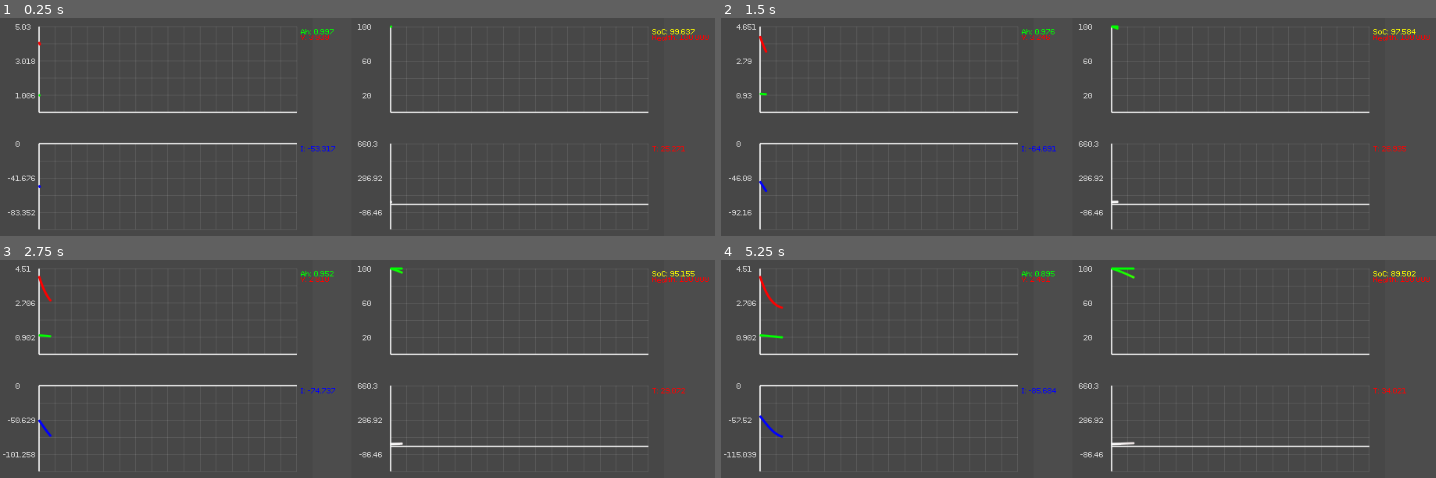
Above: before the commit, frames 1-4 (two rows, left to right).
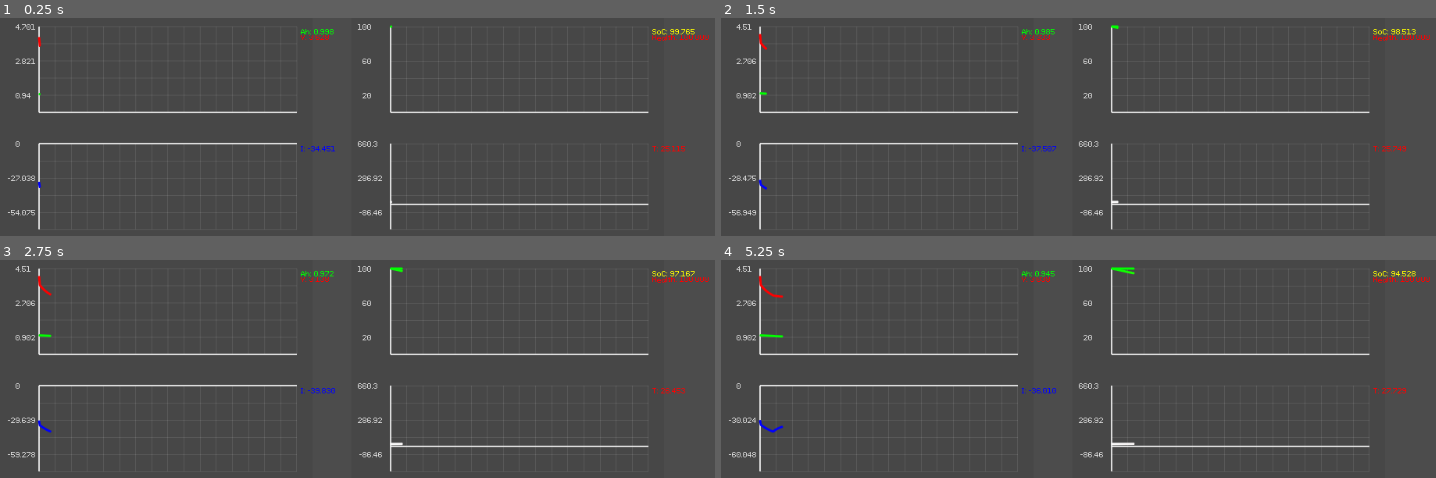
Above: after the commit, the same moments.

Repository: DrBopoH/Dustress-Mars
Game: Godot game, scene res://Source/main.tscn
Same seed, same stepped clock (60 frames per second), same inputs: the game is played once before the commit and once after it.
Inputs:
- Up to frame 1 (0.25 s): no input
- Up to frame 2 (1.5 s): no input
- Up to frame 3 (2.75 s): no input
- Up to frame 4 (5.25 s): no input

The runs differ from the first frame. In frame 1, 0.3% of the frame differs, in the area x 1-98%, y 2-91%; in frame 2, 0.4%; in frame 3, 0.3%; in frame 4, 0.6%, in the area x 0-98%, y 4-91%.

Commit message:
Fix destroy bug, add types of damage

Diff:
--- a/project/Source/Blueprints/battery.gd
+++ b/project/Source/Blueprints/battery.gd
@@ -11,6 +11,7 @@
 export var TAmbient: float = 25.0
 
 export var PolarizationTau: float = 2.0
+export var R_polarization_ratio: float = 0.4
 
 var _V_table: Array
 var _V_table_resolution: int = 1000
@@ -69,9 +70,18 @@
 func get_thermal_runaway_power() -> float:
 	return 0.02 * exp(0.08 * (T - 80.0))
 
-func get_degradation_rate() -> float:
-	return pow(max(0.0, T - 60.0), 2) * 0.000005
+func get_degradation_rate(current_I: float) -> float:
+	var cold_charge_damage = 0.0
+	if current_I > 0.0 and T < 5.0:
+		cold_charge_damage = current_I * abs(min(0.0, T - 5.0)) * 0.0001
 
+	var thermal_damage = pow(max(0.0, T - 60.0), 2) * 0.000005
+
+	var low_voltage_damage = 0.0
+	if V < 2.5:
+		low_voltage_damage = pow(2.5 - V, 2) * 0.001
+
+	return thermal_damage + cold_charge_damage + low_voltage_damage
 
 func request(t_delta: float, I: float) -> float:
 	if is_dead:
@@ -80,32 +90,34 @@
 		return 0.0
 
 	var v_ideal = get_v_ideal()
-	var r_act = get_r_actual()
+	var r_total = get_r_actual()
+
+	var r_ohmic = r_total * (1.0 - R_polarization_ratio)
+	var r_pol = r_total * R_polarization_ratio
 
 	var g_short = get_internal_conductance()
 	var I_int = v_ideal * g_short
 
-	var max_discharge_amps = -(v_ideal / max(0.0001, r_act))
+	var max_discharge_amps = -(v_ideal / max(0.0001, r_total))
 	if I < max_discharge_amps: I = max_discharge_amps
 
 	var t_h = t_delta / 3600.0
-
 	var total_drain = (I_int - I) * t_h
 
 	if C >= total_drain:
 		C -= total_drain
 	else:
-		I_int = C / t_h
-		if I < 0.0: I = -I_int
+		var out = C / t_h
+		if I < 0.0: I = -out
 		C = 0.0
 
 	if C > C_stress:
 		I = (C_stress - C) / t_h
 		C = C_stress
 
-	C_stress = max(0.001, C_stress - get_degradation_rate() * t_delta)
+	C_stress = max(0.001, C_stress - get_degradation_rate(I) * t_delta)
 
-	var P_heat = (I * I * r_act) + (I_int * I_int * (1.0 / max(0.001, g_short))) + get_thermal_runaway_power()
+	var P_heat = (I * I * r_total) + (I_int * I_int * (1.0 / max(0.001, g_short))) + get_thermal_runaway_power()
 	var P_cool = (T - TAmbient) * CoolingRate
 	T += ((P_heat - P_cool) / HeatCapacity) * t_delta
 
@@ -115,9 +127,12 @@
 		C = 0.0
 		C_stress = 0.0
 
-	var target_polarization = I * r_act - I_int * r_act
-	V_polarization = lerp(V_polarization, target_polarization, clamp(t_delta / PolarizationTau, 0.0, 1.0))
+	var target_polarization = (I - I_int) * r_pol
+	var alpha = 1.0 - exp(-t_delta / PolarizationTau)
+	V_polarization = lerp(V_polarization, target_polarization, alpha)
 
-	V = max(0.0, v_ideal + V_polarization)
+	var instant_drop = (I - I_int) * r_ohmic
+
+	V = max(0.0, v_ideal + instant_drop + V_polarization)
 
 	return I
--- a/project/Source/Scripts/main.gd
+++ b/project/Source/Scripts/main.gd
@@ -78,31 +78,53 @@
 	graphs[3].fixed_max = 660.3
 
 func power_request(delta: float, P: float) -> float:
-
 	return battery.request(delta, P/max(0.001, battery.V))
 
+func save_data():
+	var data: Dictionary = {}
+
+	for i in range(graphs.size()):
+		var keys = graphs[i].lines.keys()
+		for id in range(keys.size()):
+			data[keys[id]] = graphs[i].lines[keys[id]]["data"]
+
+	var file = File.new()
+	file.open("user://data.json", File.WRITE)
+	file.store_string(to_json(data))
+
+	file.close()
+
+func droccel_request(delta: float):
+	var target_power = 125.0
+
+	var throttle_window_ideal = 0.5
+	var ideal_v = battery.get_v_ideal()
+	var margin_ideal = ideal_v - battery.Voltage[0]
+	var throttle_ideal = clamp(margin_ideal / throttle_window_ideal, 0.0, 1.0)
+
+	var throttle_window_real = 0.5
+	var margin_real = battery.V - 2.6
+	var throttle_real = clamp(margin_real / throttle_window_real, 0.0, 1.0)
+
+	var final_throttle = min(throttle_ideal, throttle_real)
+
+	var requested_power = target_power * final_throttle
+
+	graphs[1].append("I", power_request(delta, -requested_power))
+
 func _physics_process(delta):
-	if graphs[3].lines["T"]["data"].size() < 3600:
-		graphs[0].append("Ah", battery.C)
-		graphs[0].append("V", battery.V)
+	if false:
+		if graphs[3].lines["T"]["data"].size() == 3600:
+			save_data()
+			get_tree().quit()
 
-		graphs[1].append("I", power_request(delta, -210))
+	graphs[0].append("Ah", battery.C)
+	graphs[0].append("V", battery.V)
 
-		graphs[2].append("Health", battery.get_Health()*100)
-		graphs[2].append("SoC", battery.get_SoC()*100)
+	droccel_request(delta)
+	#graphs[1].append("I", power_request(delta, -420))
 
-		graphs[3].append("T", battery.T)
-	else:
-		var data: Dictionary = {}
+	graphs[2].append("Health", battery.get_Health()*100)
+	graphs[2].append("SoC", battery.get_SoC()*100)
 
-		for i in range(graphs.size()):
-			var keys = graphs[i].lines.keys()
-			for id in range(keys.size()):
-				data[keys[id]] = graphs[i].lines[keys[id]]["data"]
-
-		var file = File.new()
-		file.open("user://data.json", File.WRITE)
-		file.store_string(to_json(data))
-
-		file.close()
-		get_tree().quit()
+	graphs[3].append("T", battery.T)
